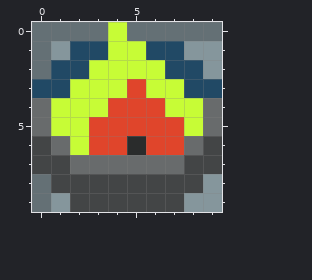
A pixel-art sprite gets an edit: imgs/floor_layout/torch-lit.png. The first picture shows the starting point.
The file is 10x10 pixels.
New version:
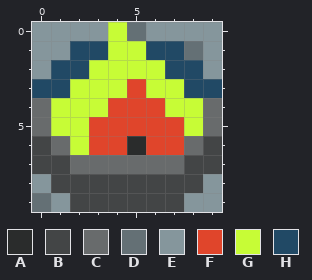
Palette (. is transparent): A #2a2c2c  B #434546  C #686b6c  D #647075  E #85969c  F #e0452b  G #c7fc36  H #214965
Commit message: Fixed torch.png and torch-lit.png so they use the proper floor tile
The edit:
The edit turns colour E into colour D in row 1 at x 8.
The edit turns colour D into colour E in row 0 at x 0 to 3 and 6 to 9; in rows 1 to 2 at x 0; in row 8 at x 0.
Pixel boxes of the changes (left, top, right, bottom) in both pictures:
changed: (32, 22, 222, 79)
changed: (32, 174, 51, 193)
